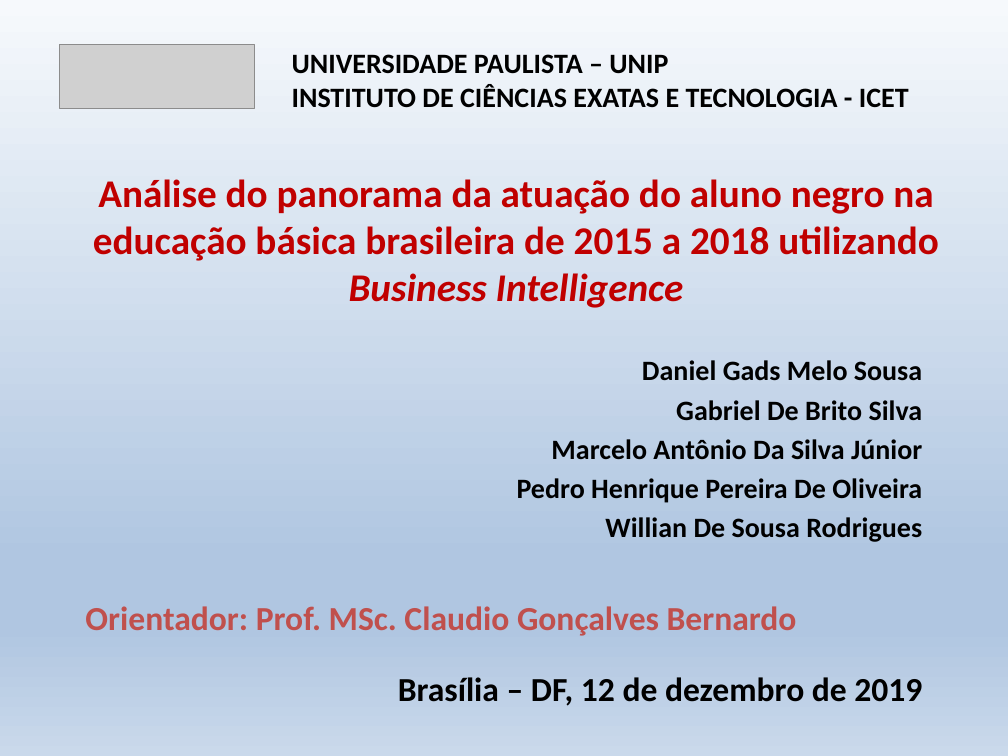
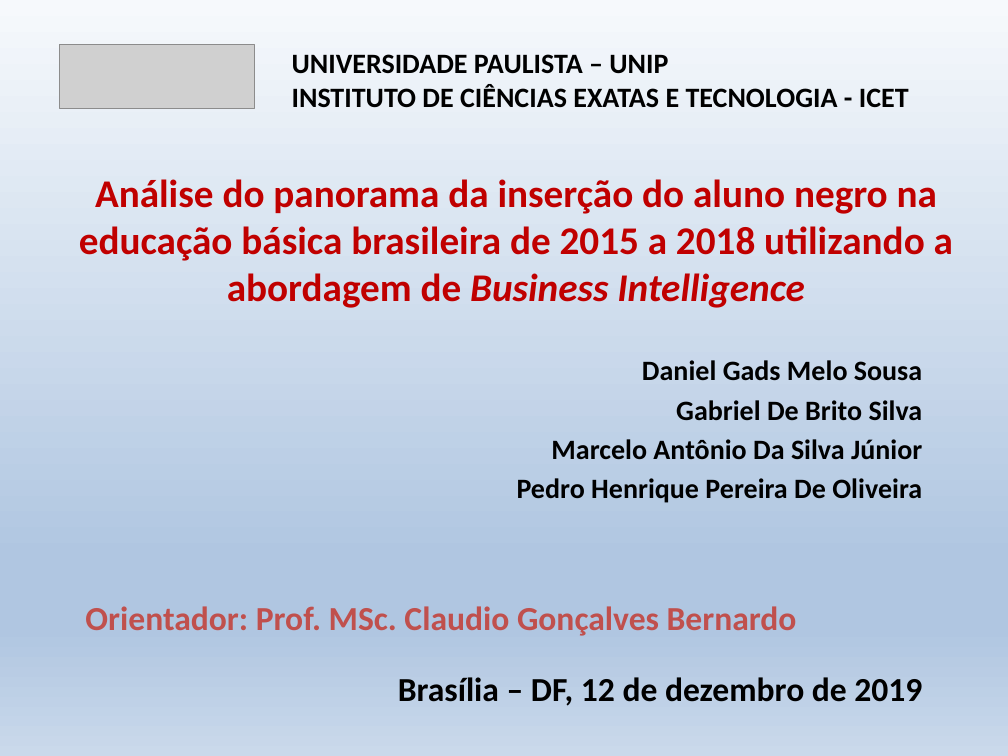
Before and after one commit to krieggerms/Analise-da-Insercao-do-Aluno-Negro-com-BI, a slide deck: slide 1 of TCC_BI_Alunos_Negros.pptx. Drawn at 1008x756 pixels with LibreOffice and Linux fonts; fonts in the diff are those of the drawing; grey boxes stand for pictures. Boxes give left, top, right and bottom in pixels: in the first picture for what was removed or moved away, otherwise in the second. Text is boxed around its words. In the diff, an @@ line names an element or a change of style, - is before the commit and + after.

```diff
--- a/TCC_BI_Alunos_Negros.pptx
+++ b/TCC_BI_Alunos_Negros.pptx
@@ title at [79, 179, 953, 308]: text changed @@
-Análise do panorama da atuação do aluno negro na educação básica brasileira de 2015 a 2018 utilizando Business Intelligence
+Análise do panorama da inserção do aluno negro na educação básica brasileira de 2015 a 2018 utilizando a abordagem de Business Intelligence
@@ subtitle at [605, 517, 922, 542]: paragraph removed @@
-Willian De Sousa Rodrigues
```
Also in this commit, not shown: 7 other slides changed, 1 other file.
